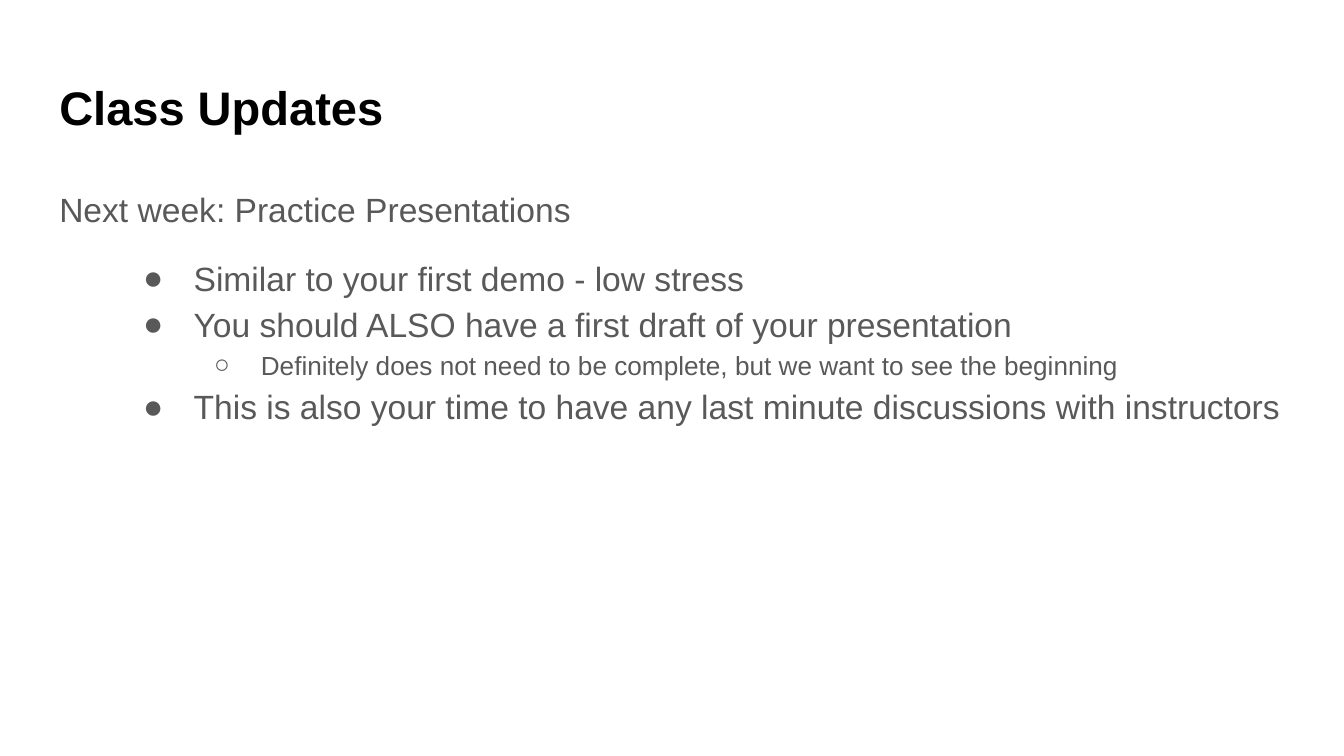
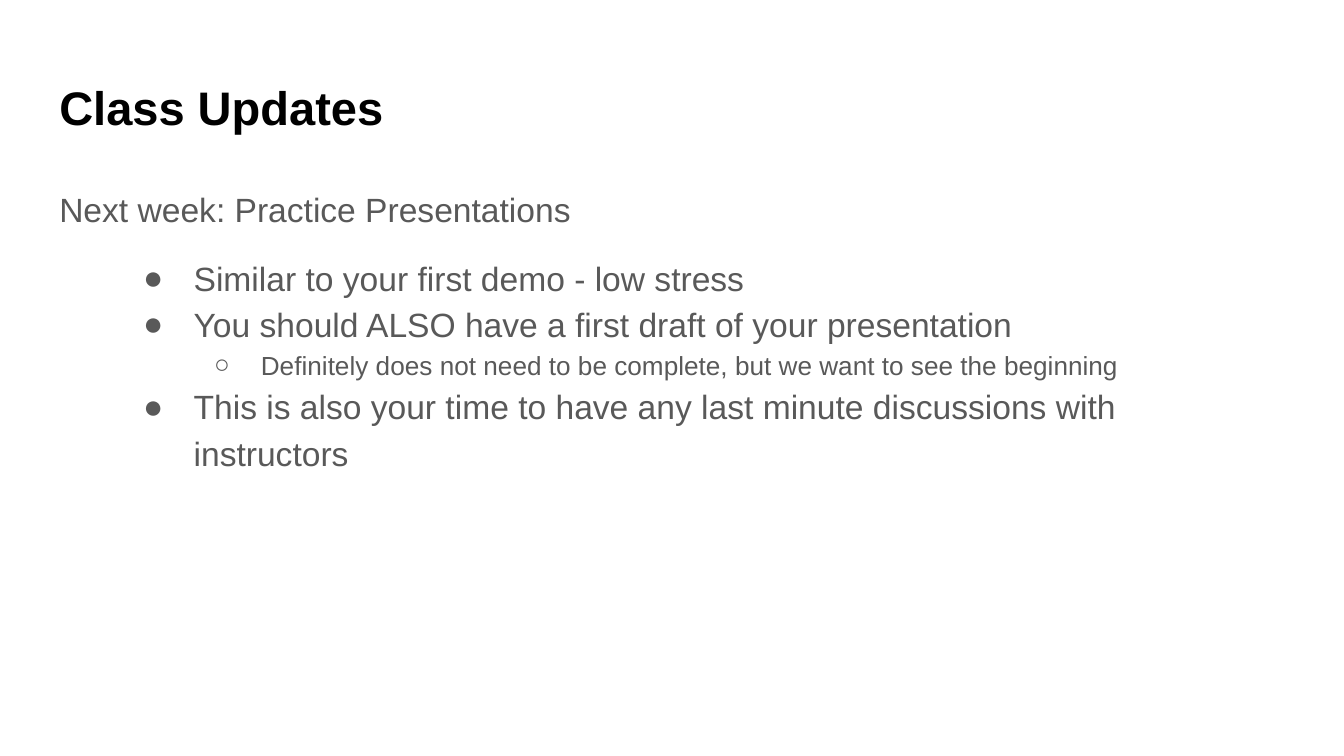
Before and after one commit to UWDATA515/lecture-materials, a slide deck: slide 2 of 09/00__DATA515_09_Packages.pptx. Drawn at 1344x756 pixels with LibreOffice and Linux fonts; fonts in the diff are those of the drawing; background and template pictures are left out. Boxes give left, top, right and bottom in pixels: in the first picture for what was removed or moved away, otherwise in the second. Text is boxed around its words. In the diff, an @@ line names an element or a change of style, - is before the commit and + after.

Commit message:
Week 9 updates and renders

```diff
--- a/09/00__DATA515_09_Packages.pptx
+++ b/09/00__DATA515_09_Packages.pptx
@@ text "Next week: Practice Presentations" rewrapped from (59,197,1280,425) to (59,197,1117,467) @@
```
Also in this commit, not shown: 5 other slides changed, 4 other files.
